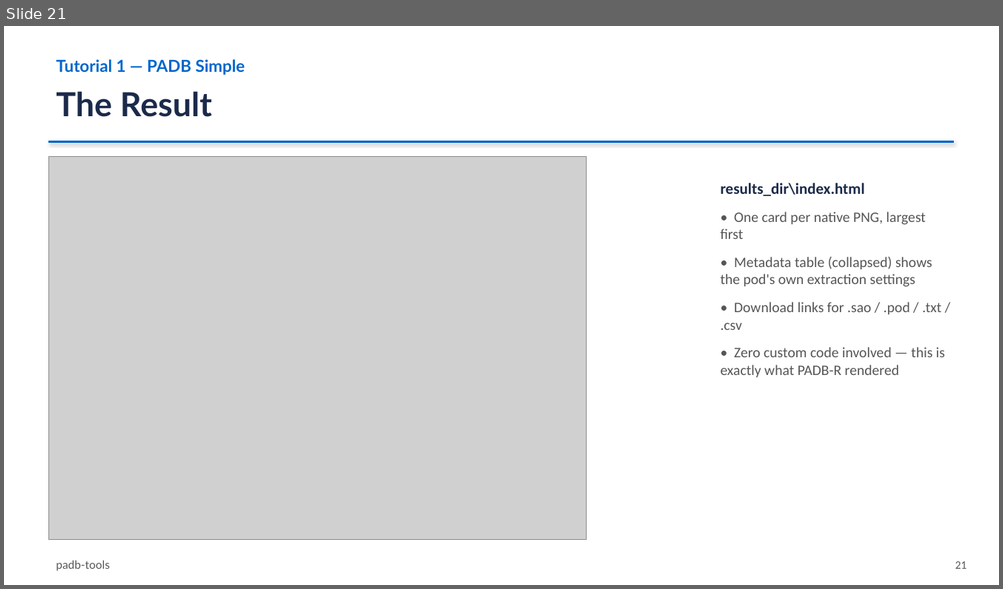
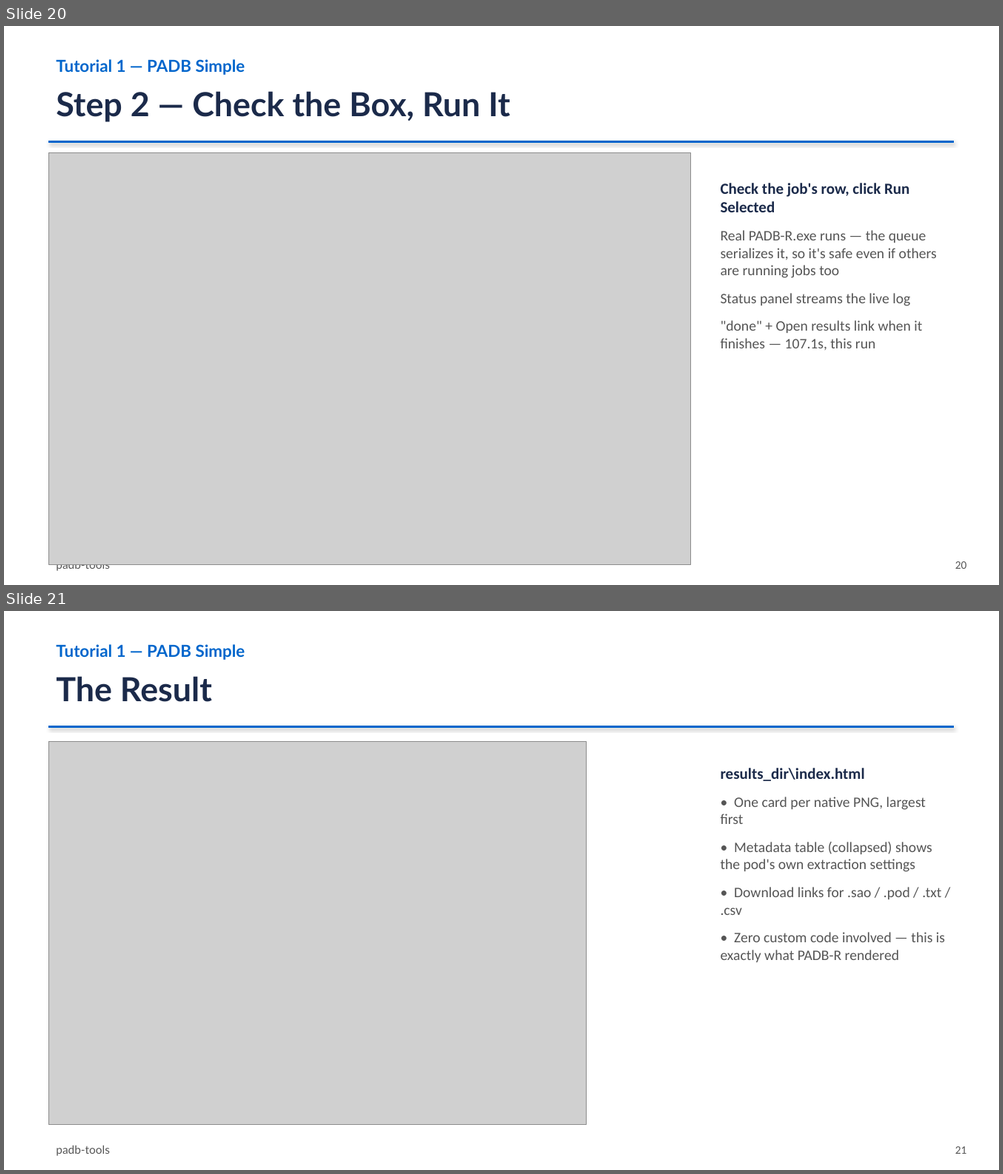
Before and after one commit to damurray/padb-tools, a slide deck: PADB_Simple_and_Interactive.pptx. Shown one above the other, each under a label of ours: slide 21 before the commit, slides 20 and 21 after it. The pictures are 1003x589 and 1003x1174 pixels, drawn with LibreOffice and Linux fonts; fonts in the diff are those of the drawing; grey boxes stand for pictures. Boxes give left, top, right and bottom in pixels: in the first picture for what was removed or moved away, otherwise in the second. Text is boxed around its words. In the diff, an @@ line names an element or a change of style, - is before the commit and + after.

Commit message:
Update Tutorial 1 & 2 slides to the GUI-first web app flow
Replaced the CLI command/output code blocks in Tutorial 1 (slides 19-20)
and Tutorial 2 (slides 23-25) with real screenshots of the actual web
app performing each step -- drop pod, generate job, select the run job,
watch it auto-chain extraction + plot builds. Slide count/numbering
preserved exactly (appendix etc. unaffected).

Screenshots are built from real API responses (pod analytics, generated
job.json content) rendered through static HTML fixtures using the real
app.css, not fabricated mockups. Also caught and fixed a real accuracy
bug in the process: the original Tutorial 2 slides (and my first draft
of the replacement) claimed MaxPowerTutorial2 was Room-only -> scatter+
boxplot only, but its real extracted CSV has 3 temperatures (Room, 20C,
30C) and genuinely builds the full six-view suite -- confirmed against
Slide 26's own real "12 links" screenshot, which the old Step 3 slide
contradicted. Fixed with accurate log content matching padb_v2.py's
actual multi-temp code path (no announcement print, straight to all six
views).

```diff
--- a/PADB_Simple_and_Interactive.pptx
+++ b/PADB_Simple_and_Interactive.pptx
@@ slide 20 added at box(4, 26, 999, 585), background #FFFFFF @@
@@ text added at box(56, 59, 245, 75), 16 pt, text #0066CC, bold @@
+Tutorial 1 — PADB Simple
@@ text added at box(56, 91, 509, 122), 32 pt, text #1B2A4A, bold @@
+Step 2 — Check the Box, Run It
@@ line added from (48, 141) to (954, 141), #0066CC 2.25 pt @@
@@ picture added at box(48, 153, 691, 565) @@
@@ text added at box(720, 183, 936, 350), 14 pt, text #555555 @@
+Check the job's row, click Run Selected
+Real PADB-R.exe runs — the queue serializes it, so it's safe even if others are running jobs too
+Status panel streams the live log
+"done" + Open results link when it finishes — 107.1s, this run
@@ text added at box(56, 565, 110, 571), 11 pt, text #555555 @@
+padb-tools
@@ text added at box(955, 562, 967, 569), 11 pt, text #555555 @@
+20
```
Also in this commit, not shown: 2 slides changed, 2 other slides added, 3 slides removed, 7 other files.
